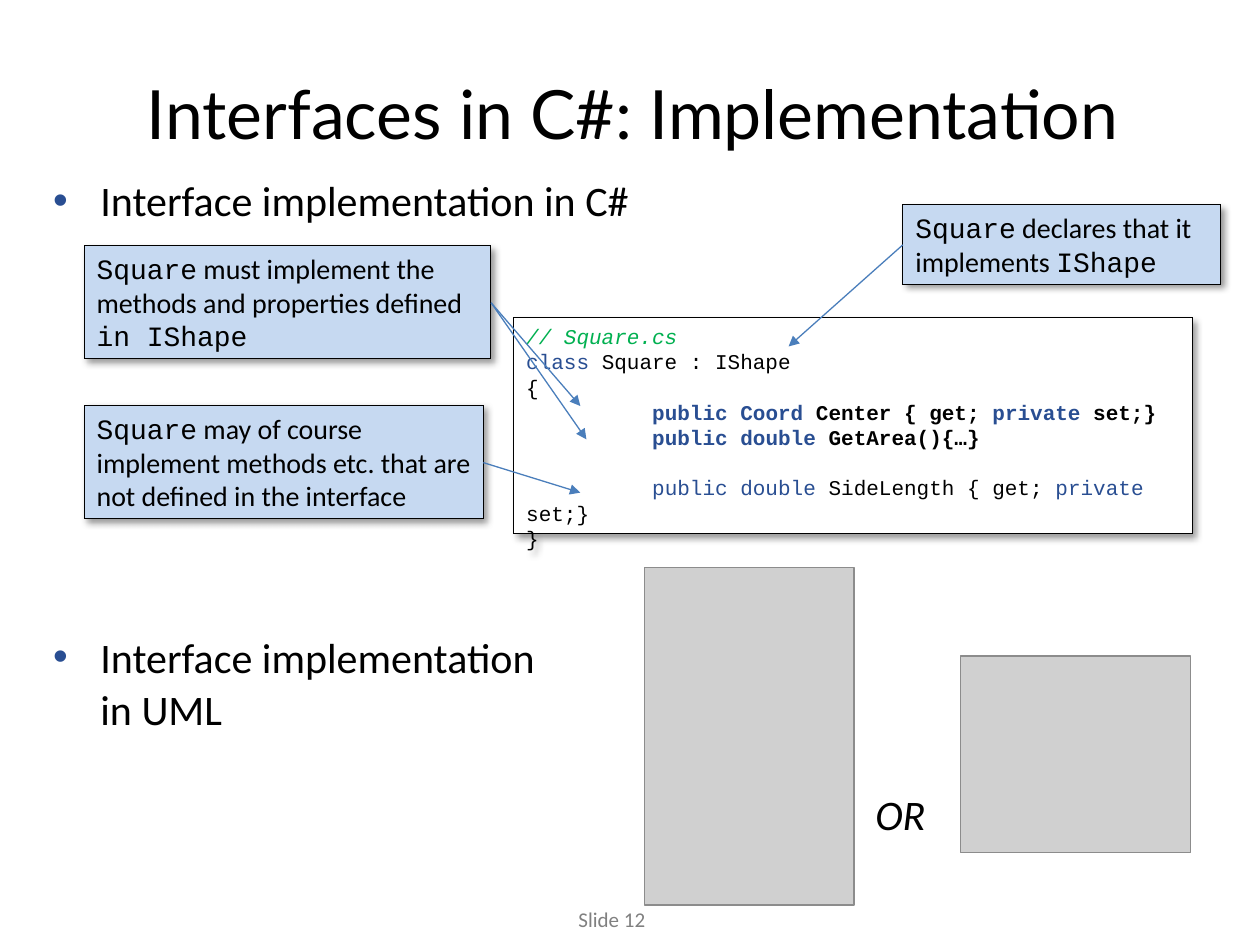
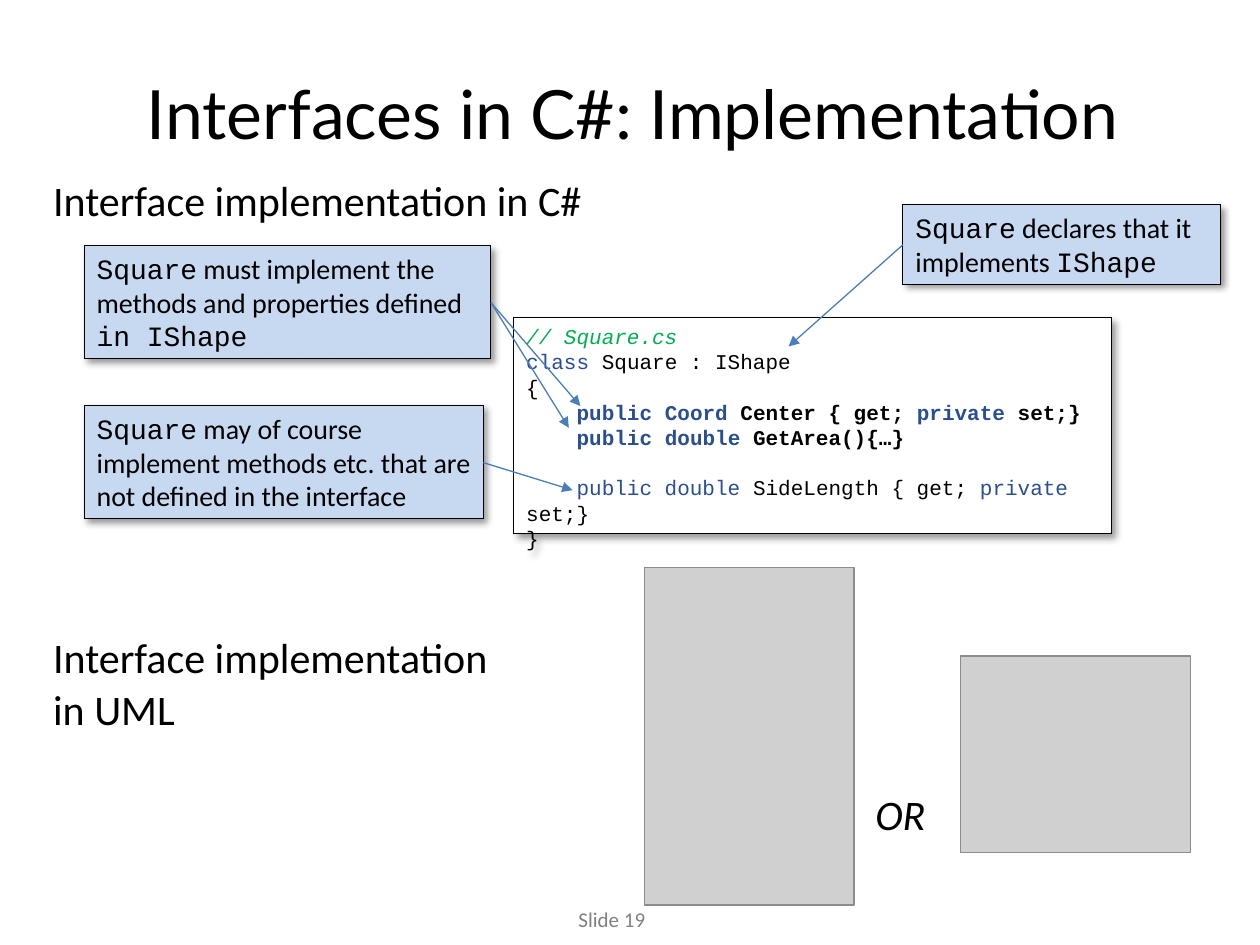
Before and after one commit to codesmurf/st3its3_teaching, a slide deck: slide 19 of 01 Intro + Opsamling + Interfaces/OO recap.pptx (slide 12 before the commit). Drawn at 1260x945 pixels with LibreOffice and Linux fonts; fonts in the diff are those of the drawing; grey boxes stand for pictures; background and template pictures are left out. Boxes give left, top, right and bottom in pixels: in the first picture for what was removed or moved away, otherwise in the second. Text is boxed around its words. In the diff, an @@ line names an element or a change of style, - is before the commit and + after.

```diff
--- a/01 Intro + Opsamling + Interfaces/OO recap.pptx
+++ b/01 Intro + Opsamling + Interfaces/OO recap.pptx
@@ text "Interface implementation in C#" at <box>53,186,581,223</box>: bullet • to none @@
@@ freeform shape: place and size @@
-freeform shape at <box>491,302,587,438</box>
+freeform shape at <box>491,302,570,427</box>
@@ rectangle "// Square.cs": place and size @@
-rectangle "// Square.cs" at <box>514,318,1192,534</box>
+rectangle "// Square.cs" at <box>514,318,1111,534</box>
@@ freeform shape: place and size @@
-freeform shape at <box>484,462,581,493</box>
+freeform shape at <box>484,462,573,490</box>
@@ text "Interface implementation in UML" at <box>53,643,488,726</box>: bullet • to none @@
@@ page number at <box>578,912,645,927</box>: text changed @@
-Slide 12
+Slide 19
```
Also in this commit, not shown: 13 other slides changed, 13 slides added.
